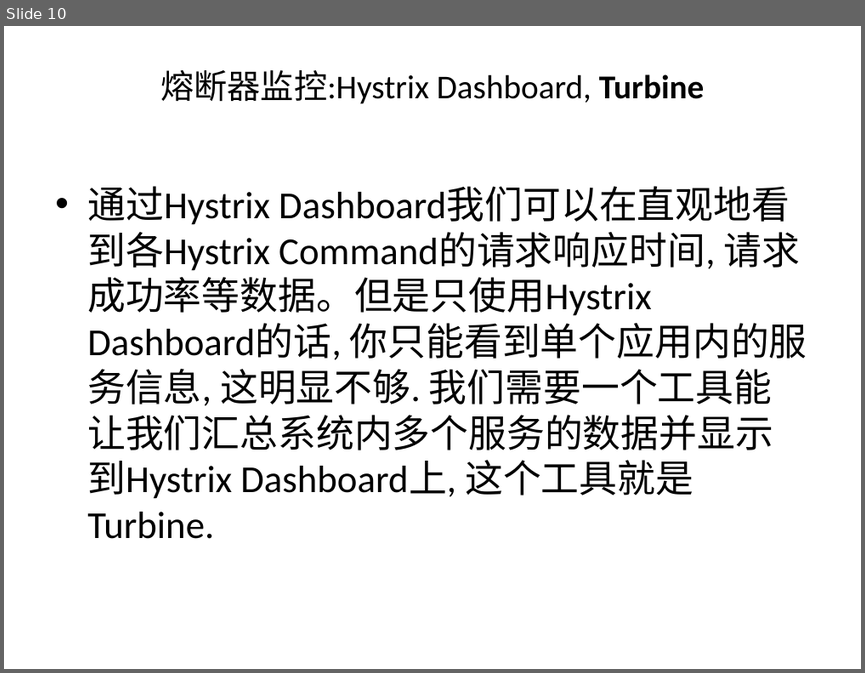
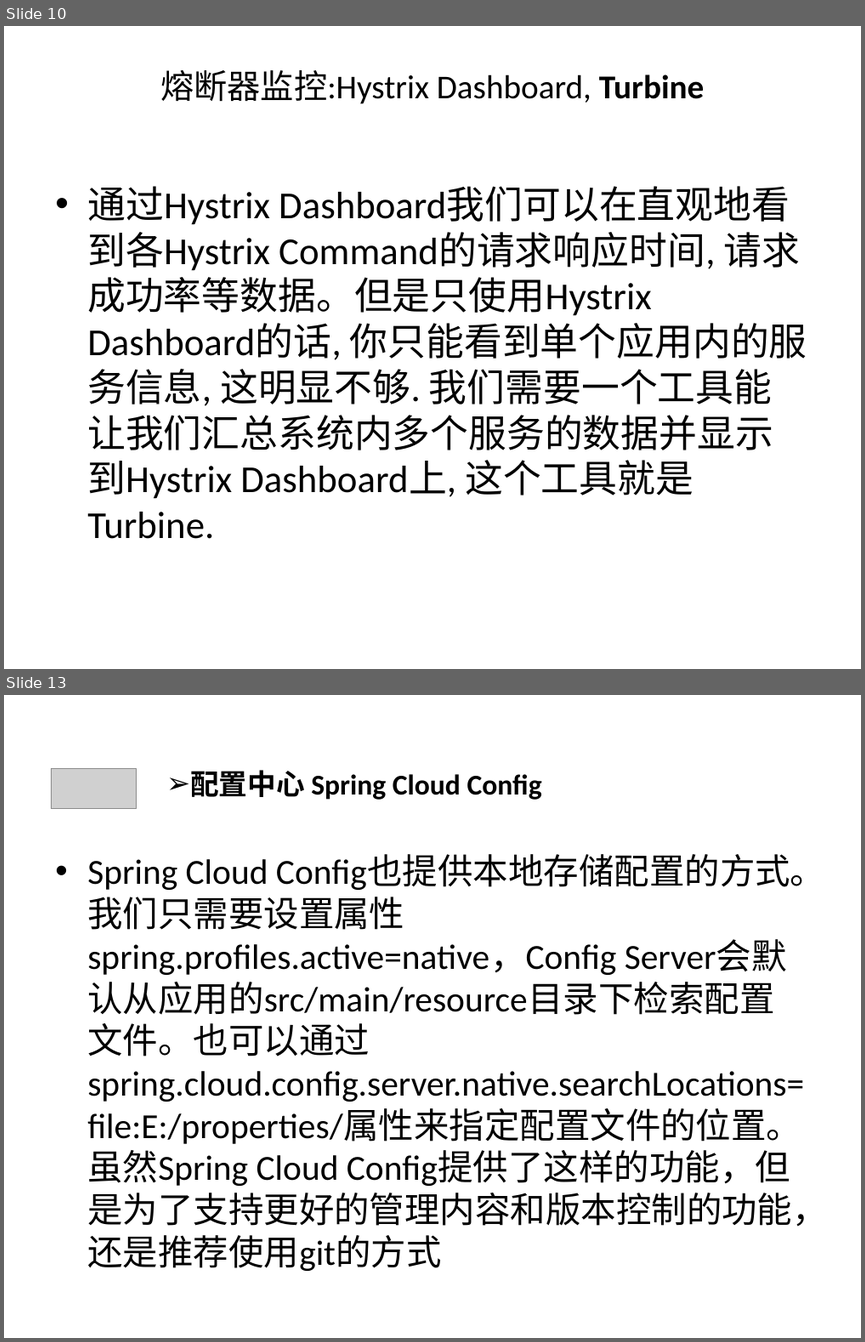
Before and after one commit to qbkken/spring_cloud, a slide deck: spring_cloud.ppt. Shown one above the other, each under a label of ours: slide 10 before the commit, slides 10 and 13 after it; the slides between them are not shown. The pictures are 865x673 and 865x1342 pixels, drawn with LibreOffice and Linux fonts; fonts in the diff are those of the drawing; grey boxes stand for pictures. Boxes give left, top, right and bottom in pixels: in the first picture for what was removed or moved away, otherwise in the second. Text is boxed around its words. In the diff, an @@ line names an element or a change of style, - is before the commit and + after.

Commit message:
config

```diff
--- a/spring_cloud.ppt
+++ b/spring_cloud.ppt
@@ slide 13 added at [4, 695, 861, 1338], background #CCE8CF @@
@@ picture added at [51, 769, 137, 809] @@
@@ text added at [190, 770, 542, 800], 24 pt, text #000000, bold @@
+➢ 配置中心 Spring Cloud Config
@@ text added at [87, 855, 828, 1270], 29.6 pt, text #000000 @@
+• Spring Cloud Config也提供本地存储配置的方式。我们只需要设置属性spring.profiles.active=native，Config Server会默认从应用的src/main/resource目录下检索配置文件。也可以通过spring.cloud.config.server.native.searchLocations=file:E:/properties/属性来指定配置文件的位置。虽然Spring Cloud Config提供了这样的功能，但是为了支持更好的管理内容和版本控制的功能，还是推荐使用git的方式
```
Also in this commit, not shown: 1 slide changed, 2 other slides added, 4 other files.
